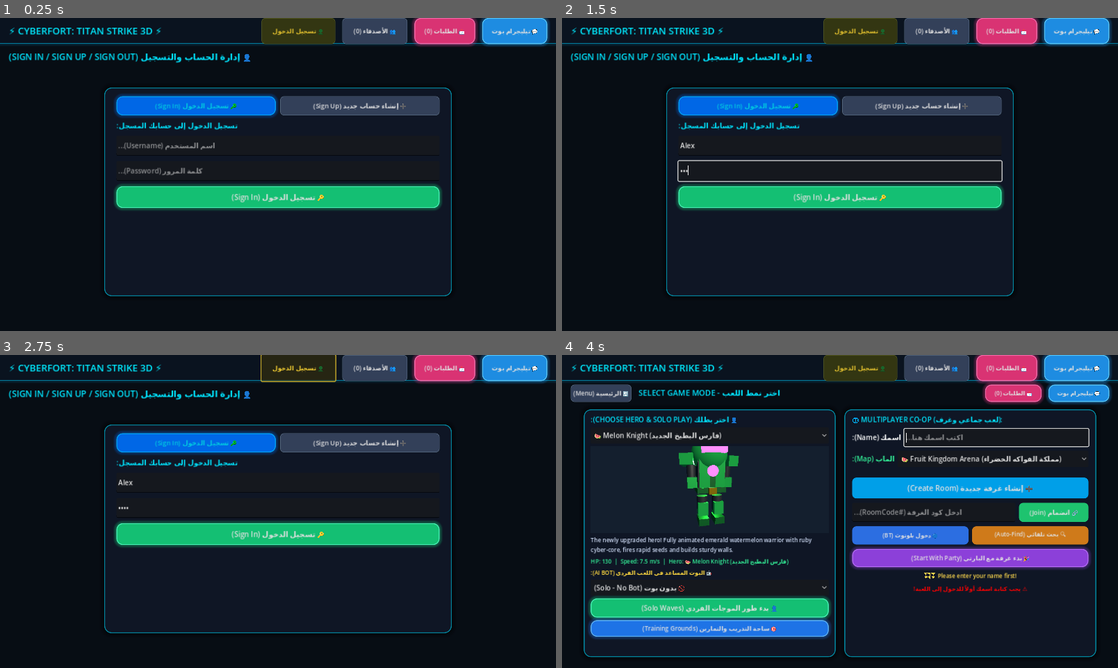
Above: before the commit, frames 1-4 (two rows, left to right).
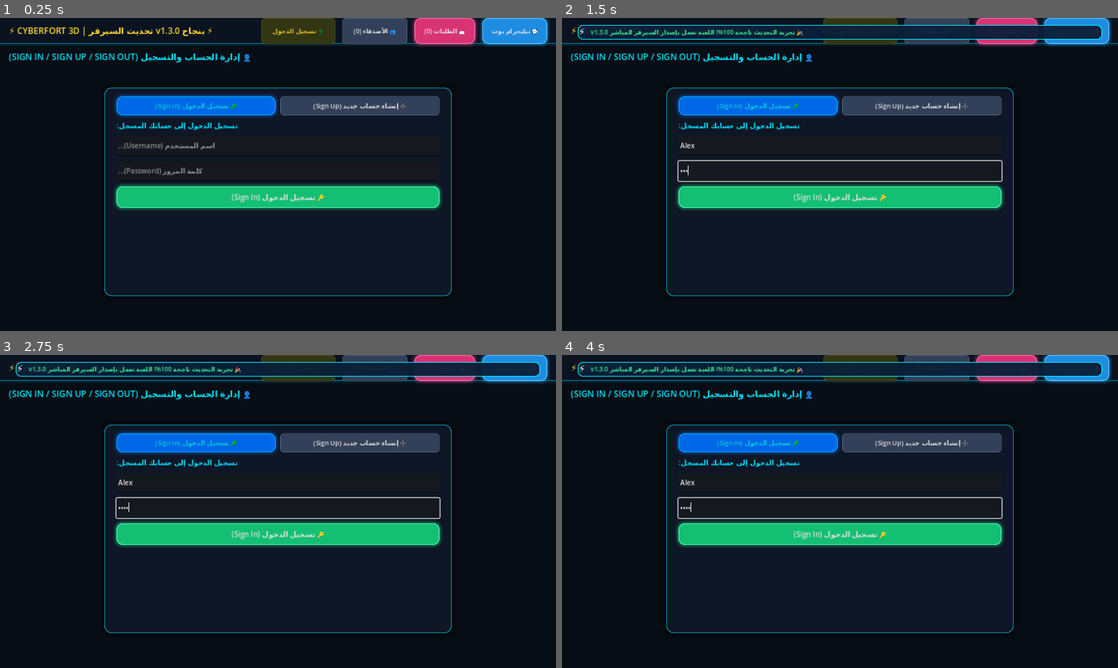
Above: after the commit, the same moments.

Repository: Seif796/TitanStrike-iOS
Game: Godot game, scene res://scenes/main_menu.tscn
Same seed, same stepped clock (60 frames per second), same inputs: the game is played once before the commit and once after it.
Inputs (mouse positions are in pixels of both pictures, inside the frame that each line leads up to):
- Up to frame 1 (0.25 s): no input
- Up to frame 2 (1.5 s): click (840, 146) at 0.52 s; type "Alex" at 0.6 s; click (840, 171) at 0.75 s; type "12" at 0.83 s; move the mouse to (962, 158) at 1.27 s; press the mouse at (962, 158) at 1.28 s; hold D (move_right) from 1.28 s (still down)
- Up to frame 3 (2.75 s): tap Space (jump) at 1.52 s; release D (move_right) at 2 s; release the mouse at (400, 495) at 2 s; click "👤 تسجيل الدخول" at 2 s
- Up to frame 4 (4 s): click "👥 الأصدقاء (0)" at 2.75 s; click (806, 621) at 3.5 s, where only the run before the commit has a clickable "🚀 بدء اللعب مع البارتي (Start…"

The runs differ from the first frame. In frame 1, 0.6% of the frame differs, in the area x 1-39%, y 2-6%; in frame 2, 3.2%; in frame 3, 3.9%; in frame 4, 40%, in the area x 1-99%, y 2-97%.

Commit message:
feat: OTA Test update v1.3.0 with visible banner, toast, and top header pills

Diff:
--- a/public/version.json
+++ b/public/version.json
@@ -1,15 +1,15 @@
 {
-  "version": "1.2.2",
-  "version_code": 5,
+  "version": "1.3.0",
+  "version_code": 6,
   "release_date": "2026-10-26",
-  "title": "تحديث شامل: إصلاح توافق المحرك وإصلاح كود GameManager وعرض شاشات الطلبات والدعم",
+  "title": "🚀 تجربة التحديث المباشر: تفعيل واجهة السيرفر v1.3.0",
   "changelog": [
     "إضافة نظام التحديث التلقائي للعبة (Auto-Updater)",
     "ربط اللعبة بسيرفر التحديثات المباشر",
     "إصلاح الاتصال وتحديث واجهة المستخدم"
   ],
   "download_url": "/downloads/update.zip",
-  "file_size_bytes": 8541287,
-  "sha256": "34d39d60d0bff29f391588660641009a12207e69c73f4232aed649b00aca3861",
+  "file_size_bytes": 8541985,
+  "sha256": "88c700560696a203f6008dc24f4a2f71981b8a4083f8fc2de7119a9e850d23df",
   "mandatory": true
 }
--- a/scenes/main_menu.tscn
+++ b/scenes/main_menu.tscn
@@ -192,9 +192,9 @@
 [node name="GameTitle" type="Label" parent="TopHeader/HeaderHBox"]
 layout_mode = 2
 size_flags_horizontal = 3
-theme_override_colors/font_color = Color(0, 0.92, 1, 1)
-theme_override_font_sizes/font_size = 22
-text = "⚡ CYBERFORT: TITAN STRIKE 3D ⚡"
+theme_override_colors/font_color = Color(1, 0.85, 0.2, 1)
+theme_override_font_sizes/font_size = 20
+text = "⚡ CYBERFORT 3D | تحديث السيرفر v1.3.0 بنجاح ⚡"
 vertical_alignment = 1
 
 [node name="AccountPillBtn" type="Button" parent="TopHeader/HeaderHBox"]
@@ -257,6 +257,14 @@
 text = "🛡️ 3D CO-OP BUILDING & BOSS HUNT BATTLE"
 horizontal_alignment = 1
 
+[node name="ServerTestBanner" type="Button" parent="ViewHome/HomeCenterBox"]
+custom_minimum_size = Vector2(0, 48)
+layout_mode = 2
+theme_override_colors/font_color = Color(1, 0.92, 0.2, 1)
+theme_override_font_sizes/font_size = 15
+theme_override_styles/normal = SubResource("StyleBoxFlat_btn_join")
+text = "🎉 تم التحديث من السيرفر بنجاح! (OTA TEST v1.3.0) 🚀"
+
 [node name="StartBtn" type="Button" parent="ViewHome/HomeCenterBox"]
 custom_minimum_size = Vector2(0, 68)
 layout_mode = 2
--- a/scripts/main_menu.gd
+++ b/scripts/main_menu.gd
@@ -170,6 +170,11 @@
 	friends_back_btn.pressed.connect(func():
 		AudioManager.play_sfx("click")
 		_switch_view(view_home)
+	)
+
+	# Live OTA Test Toast
+	get_tree().create_timer(1.2).timeout.connect(func():
+		_show_update_toast("🎉 تجربة التحديث ناجحة 100%! اللعبة تعمل بإصدار السيرفر المباشر v1.3.0")
 	)
 
 	_setup_settings_view()
--- a/server/public/version.json
+++ b/server/public/version.json
@@ -1,15 +1,15 @@
 {
-  "version": "1.2.2",
-  "version_code": 5,
+  "version": "1.3.0",
+  "version_code": 6,
   "release_date": "2026-10-26",
-  "title": "تحديث شامل: إصلاح توافق المحرك وإصلاح كود GameManager وعرض شاشات الطلبات والدعم",
+  "title": "🚀 تجربة التحديث المباشر: تفعيل واجهة السيرفر v1.3.0",
   "changelog": [
     "إضافة نظام التحديث التلقائي للعبة (Auto-Updater)",
     "ربط اللعبة بسيرفر التحديثات المباشر",
     "إصلاح الاتصال وتحديث واجهة المستخدم"
   ],
   "download_url": "/downloads/update.zip",
-  "file_size_bytes": 8541287,
-  "sha256": "34d39d60d0bff29f391588660641009a12207e69c73f4232aed649b00aca3861",
+  "file_size_bytes": 8541985,
+  "sha256": "88c700560696a203f6008dc24f4a2f71981b8a4083f8fc2de7119a9e850d23df",
   "mandatory": true
 }
Not shown, changed: .gitignore
